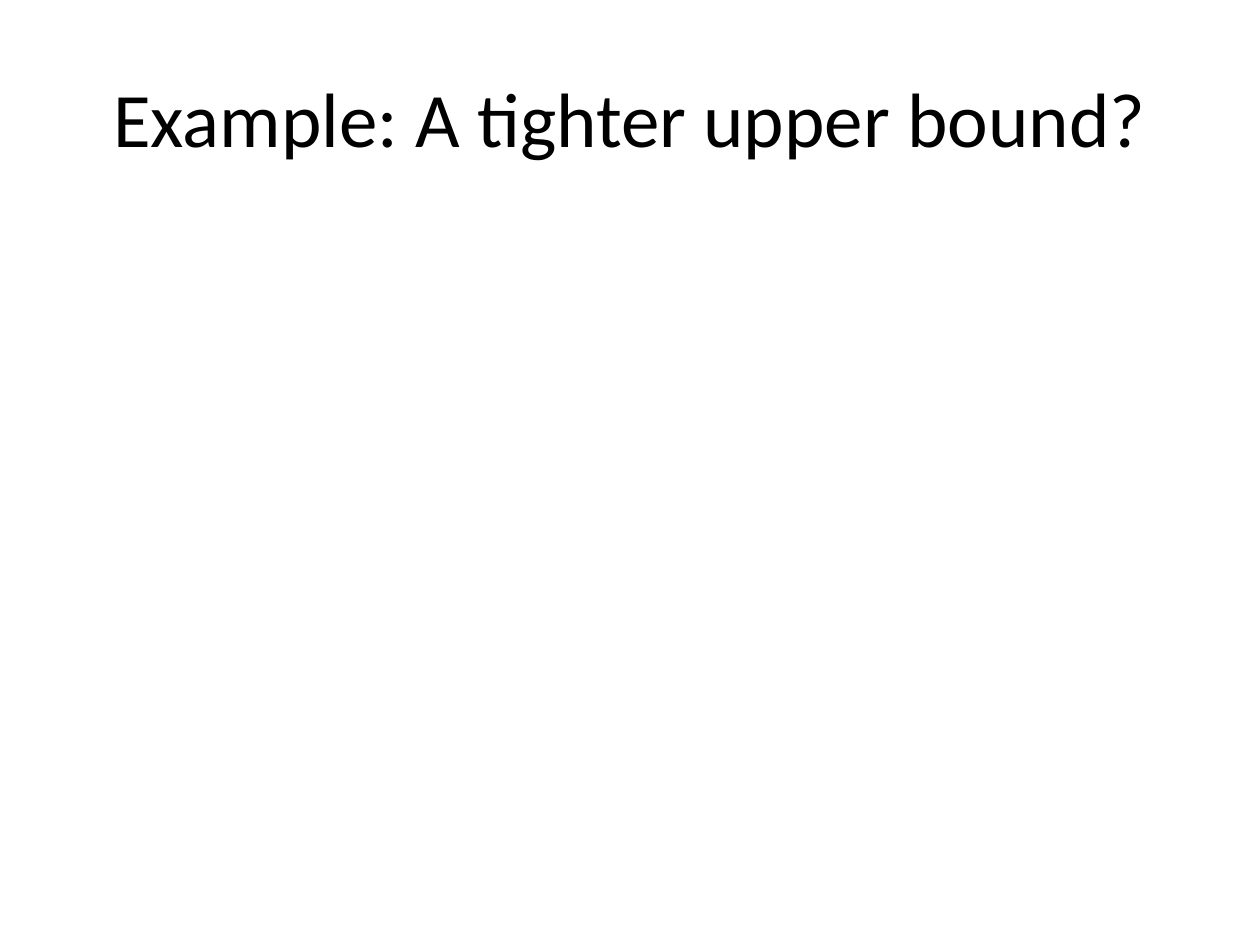
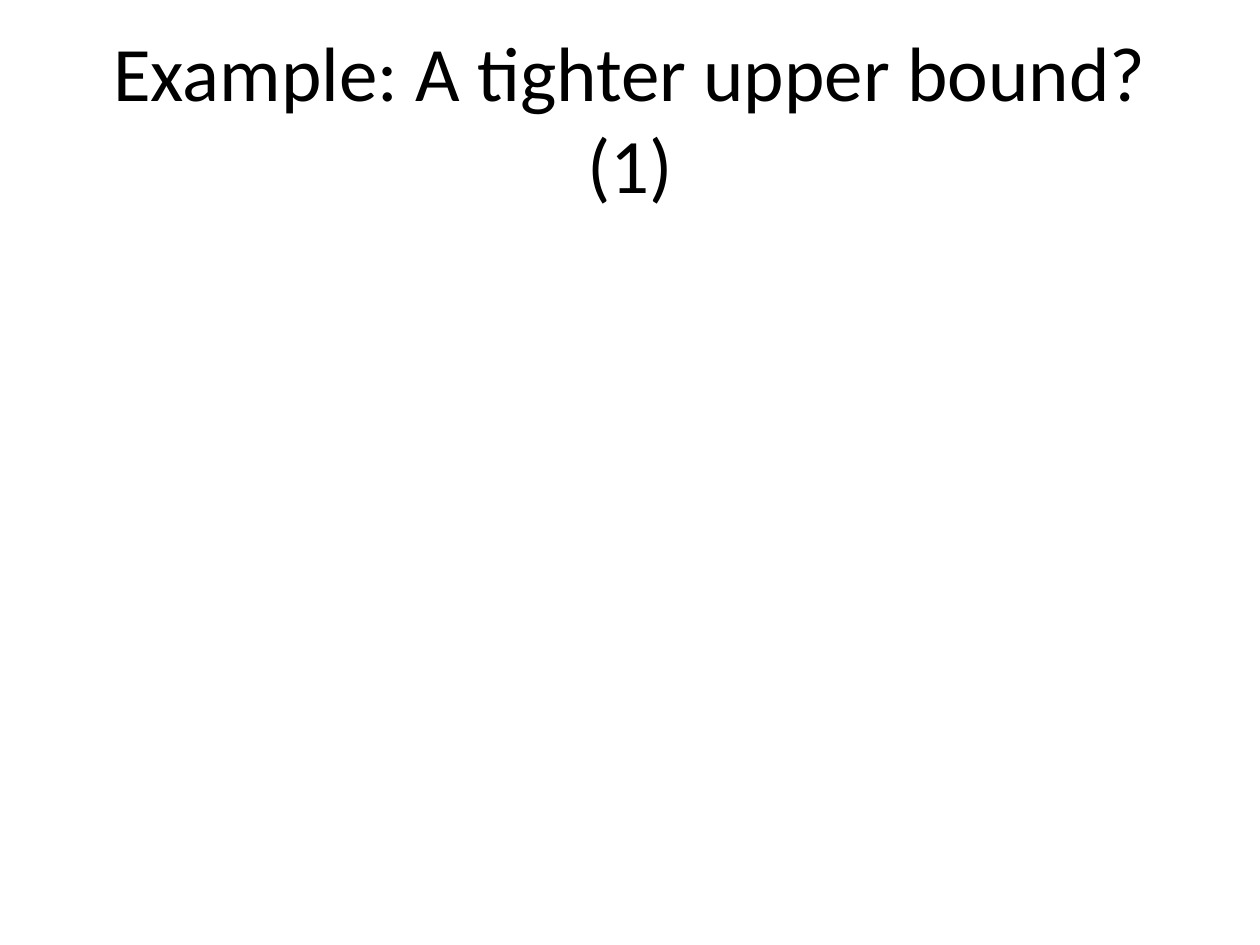
Before and after one commit to ucoruh/ce100-algorithms-and-programming-II, a slide deck: slide 20 of docs/week-2/ce100-week-2-recurrence.md_word.pptx. Drawn at 1260x945 pixels with LibreOffice and Linux fonts; fonts in the diff are those of the drawing. Boxes give left, top, right and bottom in pixels: in the first picture for what was removed or moved away, otherwise in the second. Text is boxed around its words. In the diff, an @@ line names an element or a change of style, - is before the commit and + after.

```diff
--- a/docs/week-2/ce100-week-2-recurrence.md_word.pptx
+++ b/docs/week-2/ce100-week-2-recurrence.md_word.pptx
@@ title at (113, 47, 1145, 204): text changed @@
-Example: A tighter upper bound?
+Example: A tighter upper bound? (1)
```
Also in this commit, not shown: 53 other slides changed, 13 other files.
